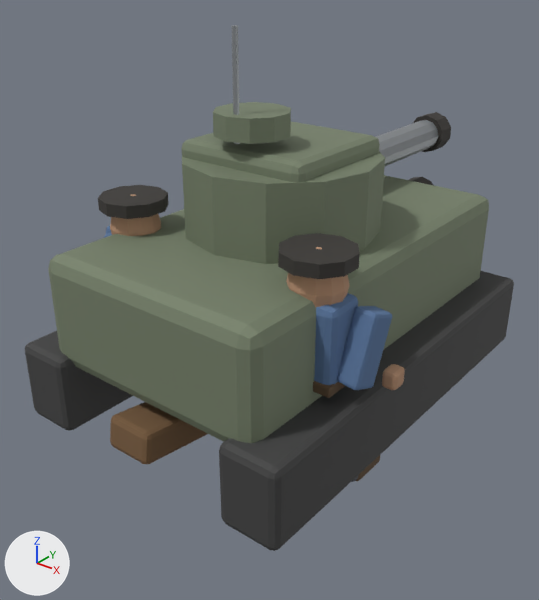
The glTF model art-src/blender/exports/siege_rig.glb as it was, and as the next commit left it.
Both versions are drawn from a 50 mm lens placed at (2.42, -3.22, 2.59), pointed at (-0.06, -0.13, 0.67). Lighting does not change. The marker at lower left points along +X, +Y and +Z. The older version comes first. Vertices at exactly the same position are counted once.

Objects in the first picture: 'GEO-Cannon-Siege-Wood', 'GEO-Crew-Crew-Coat', 'GEO-Crew-Crew-Skin', 'GEO-Crew-Siege-Dark', 'GEO-Tank-Siege-Metal', 'GEO-Tank-Tank-Hull', 'GEO-Tank-Tank-Track' and 3 more.
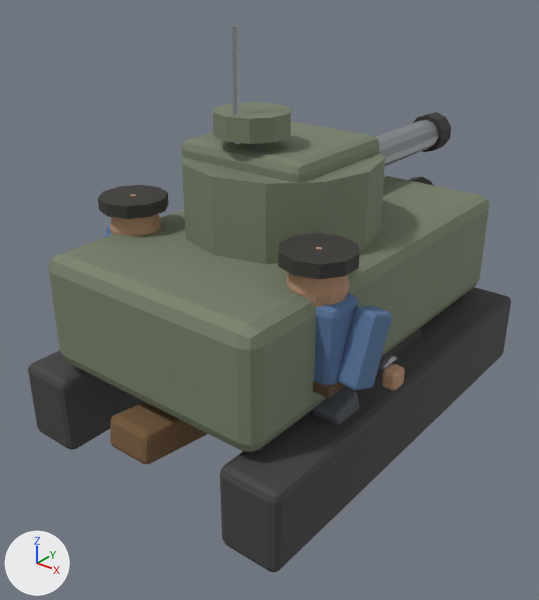
The change, as a diff of the scene's bpy script:
```diff
--- a/art-src/blender/exports/siege_rig.glb.py
+++ b/art-src/blender/exports/siege_rig.glb.py
@@ me_cube_005 @@
 # used by ob_geo_tank_tank_track; location = (0.0, 0.0, 0.0)
-me_cube_005.from_pydata(...)  # 112 vertices, 216 faces; spans x -0.89..0.89, y -1.27..1.27, z 0.13..0.59
+me_cube_005.from_pydata(...)  # 112 vertices, 216 faces; spans x -0.89..0.89, y -1.27..1.27, z 0.0..0.46
+# me_cube_005 part 1: the whole mesh is moved by (0.0, 0.0, -0.13)
 me_cube_005.materials.append(mat_mat_tank_track)
```

Boxes [x1, y1, x2, y2] around the edits, measured in the pictures (539 x 600 px):
'GEO-Tank-Tank-Track', moved
    before: [25, 271, 514, 551]
    after: [28, 287, 511, 573]
